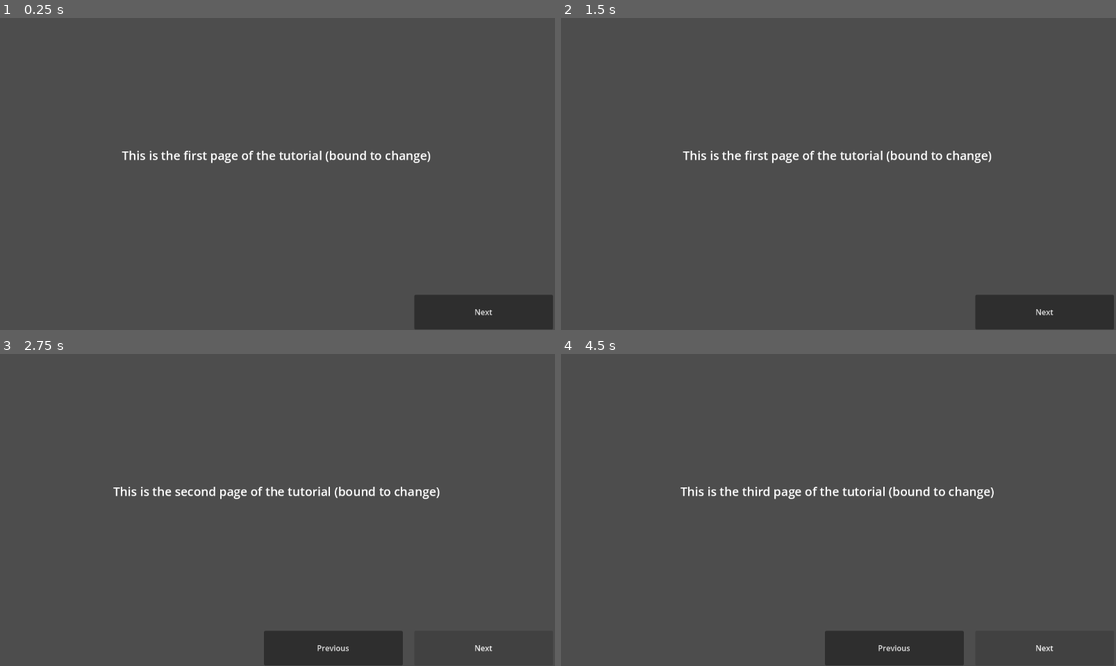
Above: before the commit, frames 1-4 (two rows, left to right).
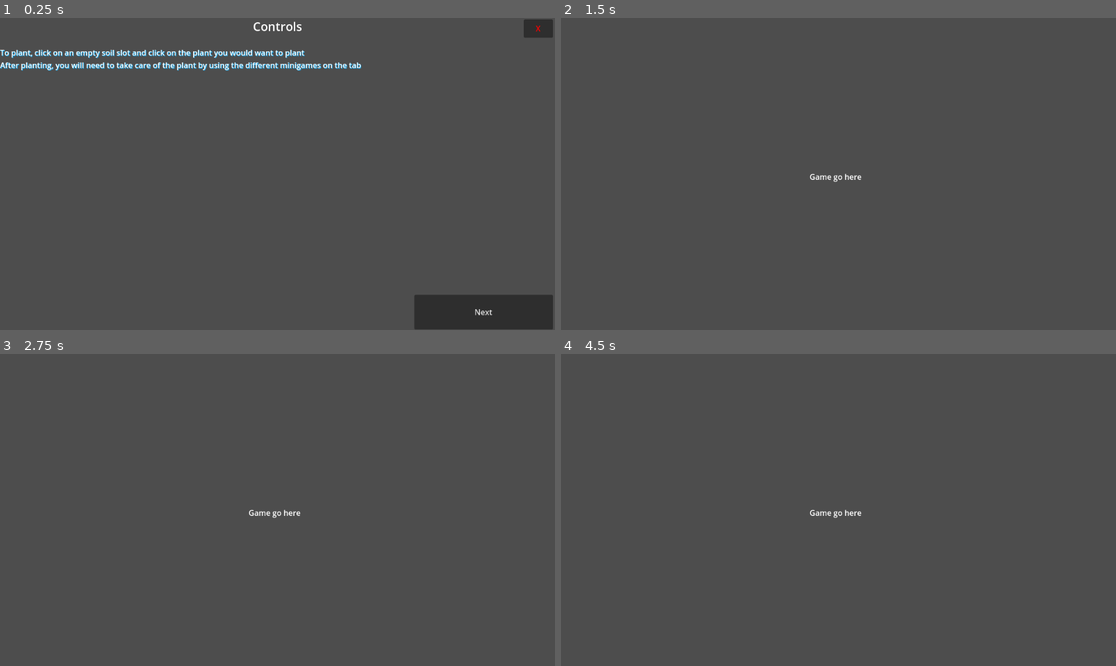
Above: after the commit, the same moments.

Repository: ArtGarci/AstroPonics
Game: Godot game, scene res://Tutorials/tutorial_page_1.tscn
Two runs of this game, one before a commit and one after it. Both use one fixed random seed, a clock stepped at 60 frames per second and the inputs below.
Inputs (mouse positions are in pixels of both pictures, inside the frame that each line leads up to):
- Up to frame 1 (0.25 s): no input
- Up to frame 2 (1.5 s): click (1099, 27) at 0.5 s, where only the run after the commit has a clickable "X"; click (838, 227) at 1.25 s, where only the run after the commit has a clickable "START GAME"
- Up to frame 3 (2.75 s): click (482, 647) at 2 s, where only the run before the commit has a clickable "Next"
- Up to frame 4 (4.5 s): click (894, 647) at 2.75 s, where only the run before the commit has a clickable "Previous"; click (1043, 647) at 3.5 s, where only the run before the commit has a clickable "Next"; click (1043, 647) at 4.25 s, where only the run before the commit has a clickable "Next"

The runs differ from the first frame. In frame 1, 2.8% of the frame differs, in the area x 0-100%, y 0-47%; in frame 2, 3.6%; in frame 3, 3.6%, in the area x 20-89%, y 42-100%; in frame 4, 3.6%.

Commit message:
Updated tutorial pages

Diff:
--- a/ChrisMonteleoneUI.tscn
+++ b/ChrisMonteleoneUI.tscn
@@ -1,8 +1,4 @@
-[gd_scene load_steps=4 format=3 uid="uid://cy4sbarorkj37"]
-
-[ext_resource type="Texture2D" uid="uid://dt6wf3yiwwses" path="res://chemical-drop.png" id="1_xrjcd"]
-[ext_resource type="Texture2D" uid="uid://d13767nuvwmjc" path="res://watering-can.png" id="2_hfefa"]
-[ext_resource type="Texture2D" uid="uid://eiarechyqb5h" path="res://scissors.png" id="3_seyst"]
+[gd_scene format=3 uid="uid://cy4sbarorkj37"]
 
 [node name="Node2D" type="Node2D"]
 
@@ -17,7 +13,6 @@
 offset_right = 600.0
 offset_bottom = 2.0
 grow_vertical = 0
-icon = ExtResource("1_xrjcd")
 expand_icon = true
 
 [node name="waterMicroGame" type="Button" parent="MicroGames"]
@@ -33,7 +28,6 @@
 grow_horizontal = 2
 grow_vertical = 0
 size_flags_vertical = 8
-icon = ExtResource("2_hfefa")
 expand_icon = true
 
 [node name="trimMicroGame" type="Button" parent="MicroGames"]
@@ -48,5 +42,4 @@
 offset_bottom = 2.0
 grow_horizontal = 0
 grow_vertical = 0
-icon = ExtResource("3_seyst")
 expand_icon = true
--- a/Objects/ChrisMonteleoneUI.tscn
+++ b/Objects/ChrisMonteleoneUI.tscn
@@ -1,8 +1,4 @@
-[gd_scene load_steps=4 format=3 uid="uid://n3rjhi11d55q"]
-
-[ext_resource type="Texture2D" uid="uid://dt6wf3yiwwses" path="res://chemical-drop.png" id="1_xrjcd"]
-[ext_resource type="Texture2D" uid="uid://d13767nuvwmjc" path="res://watering-can.png" id="2_hfefa"]
-[ext_resource type="Texture2D" uid="uid://eiarechyqb5h" path="res://scissors.png" id="3_seyst"]
+[gd_scene format=3 uid="uid://n3rjhi11d55q"]
 
 [node name="Node2D" type="Node2D"]
 
@@ -17,7 +13,6 @@
 offset_right = 600.0
 offset_bottom = 2.0
 grow_vertical = 0
-icon = ExtResource("1_xrjcd")
 expand_icon = true
 
 [node name="waterMicroGame" type="Button" parent="MicroGames"]
@@ -33,7 +28,6 @@
 grow_horizontal = 2
 grow_vertical = 0
 size_flags_vertical = 8
-icon = ExtResource("2_hfefa")
 expand_icon = true
 
 [node name="trimMicroGame" type="Button" parent="MicroGames"]
@@ -48,5 +42,4 @@
 offset_bottom = 2.0
 grow_horizontal = 0
 grow_vertical = 0
-icon = ExtResource("3_seyst")
 expand_icon = true
--- a/Tutorials/tutorial1.gd
+++ b/Tutorials/tutorial1.gd
@@ -6,3 +6,7 @@
 #Next button pressed will go to second page
 func _on_next_pressed():
 	get_tree().change_scene_to_file("res://Tutorials/tutorial_page_2.tscn")
+
+#the exit button will go back to the main menu
+func _on_button_2_pressed():
+	get_tree().change_scene_to_file("res://main_menu_display.tscn")
--- a/Tutorials/tutorial2.gd
+++ b/Tutorials/tutorial2.gd
@@ -11,3 +11,7 @@
 #prev button will change scene to page 1
 func _on_prev_pressed():
 	get_tree().change_scene_to_file("res://Tutorials/tutorial_page_1.tscn")
+
+#the exit button will go back to the main menu
+func _on_button_3_pressed():
+	get_tree().change_scene_to_file("res://main_menu_display.tscn")
--- a/Tutorials/tutorial3.gd
+++ b/Tutorials/tutorial3.gd
@@ -9,3 +9,11 @@
 
 func _on_button_2_pressed():
 	get_tree().change_scene_to_file("res://Tutorials/tutorial_page_2.tscn")
+
+#the exit button will go back to the main menu
+func _on_button_3_pressed():
+	get_tree().change_scene_to_file("res://main_menu_display.tscn")
+
+
+func _on_button_pressed():
+	get_tree().change_scene_to_file("res://game.tscn")
--- a/Tutorials/tutorial_page_1.tscn
+++ b/Tutorials/tutorial_page_1.tscn
@@ -13,11 +13,28 @@
 text = "Next"
 
 [node name="Label" type="Label" parent="."]
+offset_right = 1153.0
+offset_bottom = 139.0
+theme_override_font_sizes/font_size = 25
+text = "Controls
+"
+horizontal_alignment = 1
+
+[node name="Button2" type="Button" parent="."]
+offset_left = 1087.0
+offset_top = 3.0
 offset_right = 1148.0
-offset_bottom = 572.0
-theme_override_font_sizes/font_size = 25
-text = "This is the first page of the tutorial (bound to change)"
-horizontal_alignment = 1
-vertical_alignment = 1
+offset_bottom = 41.0
+theme_override_colors/font_color = Color(1, 0, 0, 1)
+text = "X"
+
+[node name="Label2" type="Label" parent="."]
+offset_top = 60.0
+offset_right = 1150.0
+offset_bottom = 571.0
+theme_override_colors/font_shadow_color = Color(0.101961, 0.666667, 0.933333, 1)
+text = "To plant, click on an empty soil slot and click on the plant you would want to plant
+After planting, you will need to take care of the plant by using the different minigames on the tab"
 
 [connection signal="pressed" from="Button" to="." method="_on_next_pressed"]
+[connection signal="pressed" from="Button2" to="." method="_on_button_2_pressed"]
--- a/Tutorials/tutorial_page_2.tscn
+++ b/Tutorials/tutorial_page_2.tscn
@@ -7,9 +7,9 @@
 
 [node name="Label" type="Label" parent="."]
 offset_right = 1148.0
-offset_bottom = 572.0
+offset_bottom = 67.0
 theme_override_font_sizes/font_size = 25
-text = "This is the second page of the tutorial (bound to change)"
+text = "Minigames"
 horizontal_alignment = 1
 vertical_alignment = 1
 
@@ -27,5 +27,22 @@
 offset_bottom = 647.0
 text = "Previous"
 
+[node name="Button3" type="Button" parent="."]
+offset_left = 1087.0
+offset_top = 3.0
+offset_right = 1148.0
+offset_bottom = 41.0
+theme_override_colors/font_color = Color(1, 0, 0, 1)
+text = "X"
+
+[node name="Label2" type="Label" parent="."]
+offset_top = 60.0
+offset_right = 1150.0
+offset_bottom = 571.0
+theme_override_colors/font_shadow_color = Color(0.101961, 0.666667, 0.933333, 1)
+text = "When maintaining these plants, you will encounter minigames. Completing these minigames and how effective you complete these games will
+determine your score. Your goal is to get the highest score."
+
 [connection signal="pressed" from="Button" to="." method="_on_next_pressed"]
 [connection signal="pressed" from="Button2" to="." method="_on_prev_pressed"]
+[connection signal="pressed" from="Button3" to="." method="_on_button_3_pressed"]
--- a/Tutorials/tutorial_page_3.tscn
+++ b/Tutorials/tutorial_page_3.tscn
@@ -7,9 +7,9 @@
 
 [node name="Label" type="Label" parent="."]
 offset_right = 1148.0
-offset_bottom = 572.0
+offset_bottom = 66.0
 theme_override_font_sizes/font_size = 25
-text = "This is the third page of the tutorial (bound to change)"
+text = "Random Events"
 horizontal_alignment = 1
 vertical_alignment = 1
 
@@ -18,7 +18,7 @@
 offset_top = 575.0
 offset_right = 1148.0
 offset_bottom = 647.0
-text = "Next"
+text = "Start Game"
 
 [node name="Button2" type="Button" parent="."]
 offset_left = 548.0
@@ -27,4 +27,22 @@
 offset_bottom = 647.0
 text = "Previous"
 
+[node name="Button3" type="Button" parent="."]
+offset_left = 1087.0
+offset_top = 3.0
+offset_right = 1148.0
+offset_bottom = 41.0
+theme_override_colors/font_color = Color(1, 0, 0, 1)
+text = "X"
+
+[node name="Label2" type="Label" parent="."]
+offset_top = 60.0
+offset_right = 1150.0
+offset_bottom = 571.0
+theme_override_colors/font_shadow_color = Color(0.101961, 0.666667, 0.933333, 1)
+text = "Be careful. Random events can happen and you will need to be prepared when this happens. Refer to the reference guide if you need help with the
+functions of certain plants and information about the random events that can happen."
+
+[connection signal="pressed" from="Button" to="." method="_on_button_pressed"]
 [connection signal="pressed" from="Button2" to="." method="_on_button_2_pressed"]
+[connection signal="pressed" from="Button3" to="." method="_on_button_3_pressed"]
